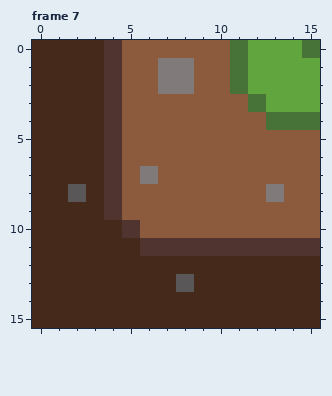
A pixel-art file gets an edit: aseprite files/grass.aseprite. That is the earlier state.
16x16 pixels, 8 frames. Shown: frame 7. The commit also changed other frames, which this record leaves out.
The result:
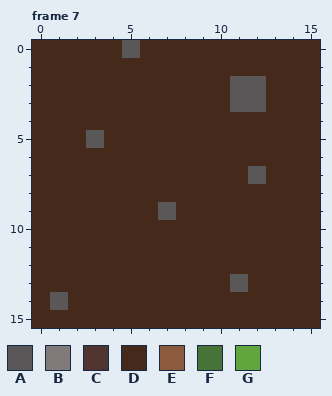
Palette (. is transparent): A #595757  B #807b7a  C #4f342f  D #452a1b  E #8c5b3e  F #477238  G #61a53f
The exact change:
{"change": "layer \"dirt\" added"}
{"change": "layer \"light grass\" removed"}
{"where": "frame 7, layer \"dirt\""}
{"frame":7,"y":0,"x":4,"old":"CEEEEEEFGGGF","new":"DADDDDDDDDDD"}
{"frame":7,"y":1,"x":4,"old":"CEEBBEEFGGGG","new":"DDDDDDDDDDDD"}
{"frame":7,"y":2,"x":4,"old":"CEEBBEEFGGGG","new":"DDDDDDDAADDD"}
{"frame":7,"y":3,"x":4,"old":"CEEEEEEEFGGG","new":"DDDDDDDAADDD"}
{"frame":7,"y":4,"x":4,"old":"CEEEEEEEEFFF","new":"DDDDDDDDDDDD"}
{"frame":7,"y":5,"x":3,"old":"DCEEEEEEEEEEE","new":"ADDDDDDDDDDDD"}
{"frame":7,"y":6,"x":4,"old":"CEEEEEEEEEEE","new":"DDDDDDDDDDDD"}
{"frame":7,"y":7,"x":4,"old":"CEBEEEEEEEEE","new":"DDDDDDDDADDD"}
{"frame":7,"y":8,"x":2,"old":"A","new":"D"}
{"frame":7,"y":8,"x":4,"old":"CEEEEEEEEBEE","new":"DDDDDDDDDDDD"}
{"frame":7,"y":9,"x":4,"old":"CEEEEEEEEEEE","new":"DDDADDDDDDDD"}
{"frame":7,"y":10,"x":5,"old":"CEEEEEEEEEE","new":"DDDDDDDDDDD"}
{"frame":7,"y":11,"x":6,"old":"CCCCCCCCCC","new":"DDDDDDDDDD"}
{"frame":7,"y":13,"x":8,"old":"A","new":"D"}
{"frame":7,"y":13,"x":11,"old":"D","new":"A"}
{"frame":7,"y":14,"x":1,"old":"D","new":"A"}
{"label":"changed","picture_box":[50,40,320,310]}
